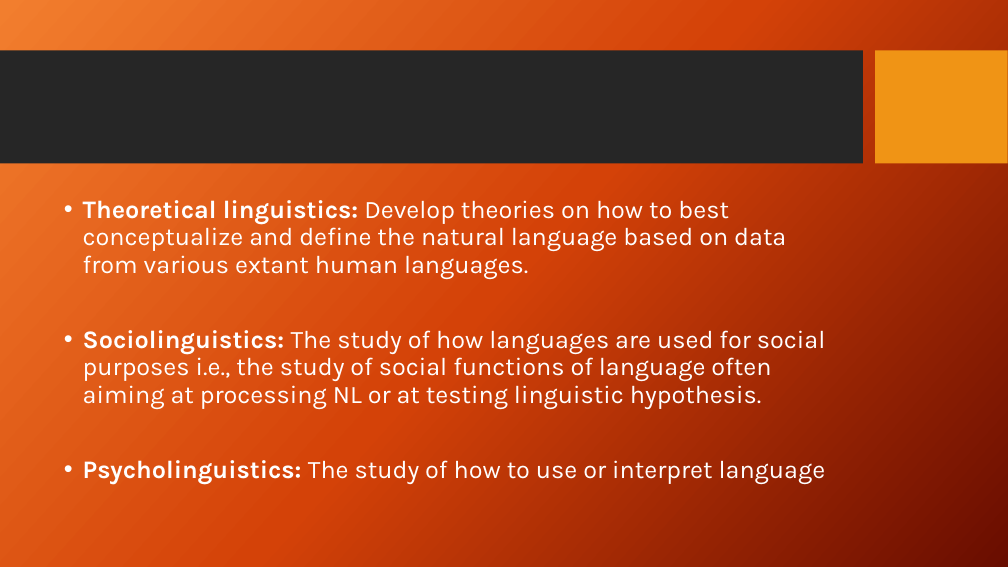
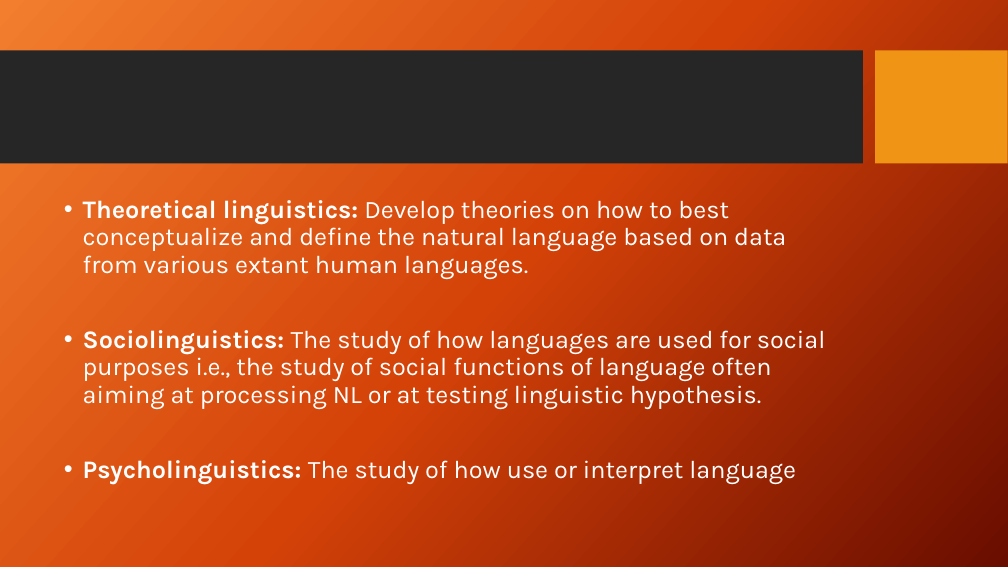
Before and after one commit to iffishells/Natural-Languag--Processing, a slide deck: slide 4 of PPT/Lecture2 Linguistics.pptx. Drawn at 1008x567 pixels with LibreOffice and Linux fonts; fonts in the diff are those of the drawing; background and template pictures are left out. Boxes give left, top, right and bottom in pixels: in the first picture for what was removed or moved away, otherwise in the second. Text is boxed around its words. In the diff, an @@ line names an element or a change of style, - is before the commit and + after.

```diff
--- a/PPT/Lecture2 Linguistics.pptx
+++ b/PPT/Lecture2 Linguistics.pptx
@@ text at bbox=[83, 460, 796, 484]: text changed @@
-• Psycholinguistics: The study of how to use or interpret language
+• Psycholinguistics: The study of how use or interpret language
```
Also in this commit, not shown: 3 other slides changed, 1 slide added, 1 slide removed, 17 other files.
